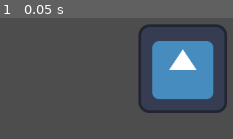
Above: before the commit, frame 1.
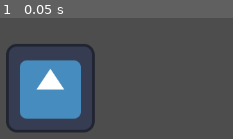
Above: after the commit, the same moment.

Repository: ardkoornstra/learning-godot-2d
Game: Godot game, scene res://level.tscn
The game is run twice, just before and just after one commit, with the same random seed, the same clock (stepped at 60 frames per second) and the same inputs. The engine's default icon, where the game draws it, is replaced by a stand-in: a white triangle on a blue panel in a dark square.
Inputs:
- Up to frame 1 (0.05 s): no input

The runs differ from the first frame. In frame 1, 32% of the frame differs, in the area x 2-98%, y 4-95%.

Commit message:
edit

Diff:
--- a/FirstProject/level.tscn
+++ b/FirstProject/level.tscn
@@ -5,5 +5,5 @@
 [node name="Level" type="Node2D"]
 
 [node name="Sprite2D" type="Sprite2D" parent="."]
-position = Vector2(960, 206)
+position = Vector2(769, 234)
 texture = ExtResource("1_huinr")
